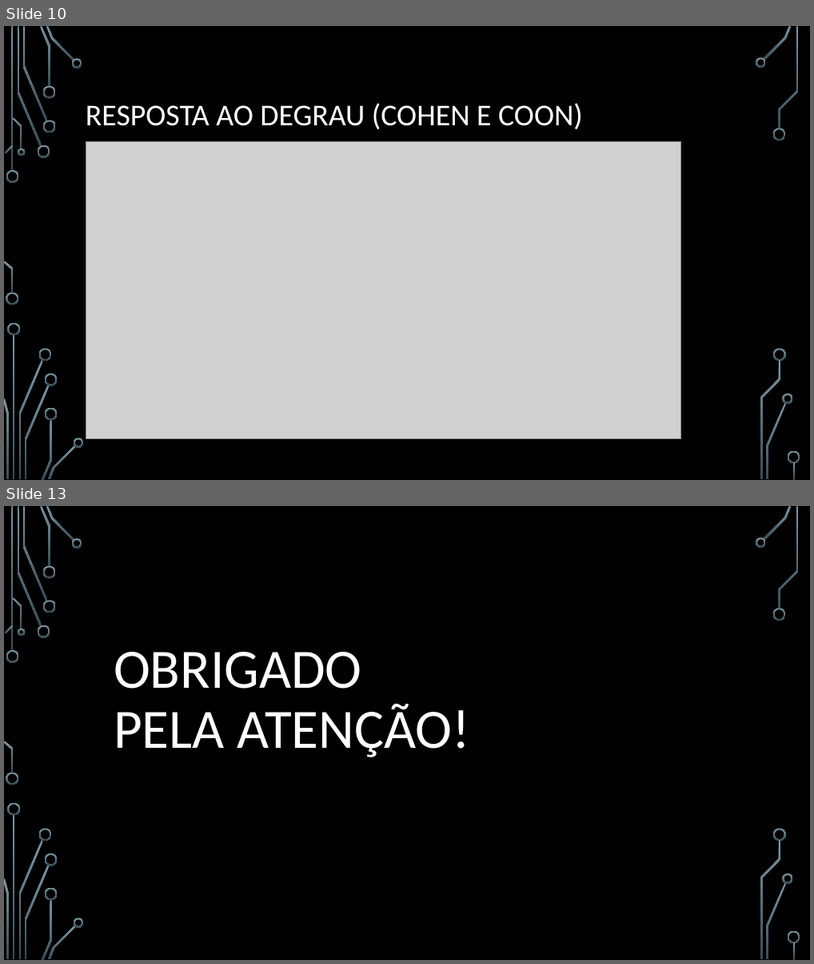
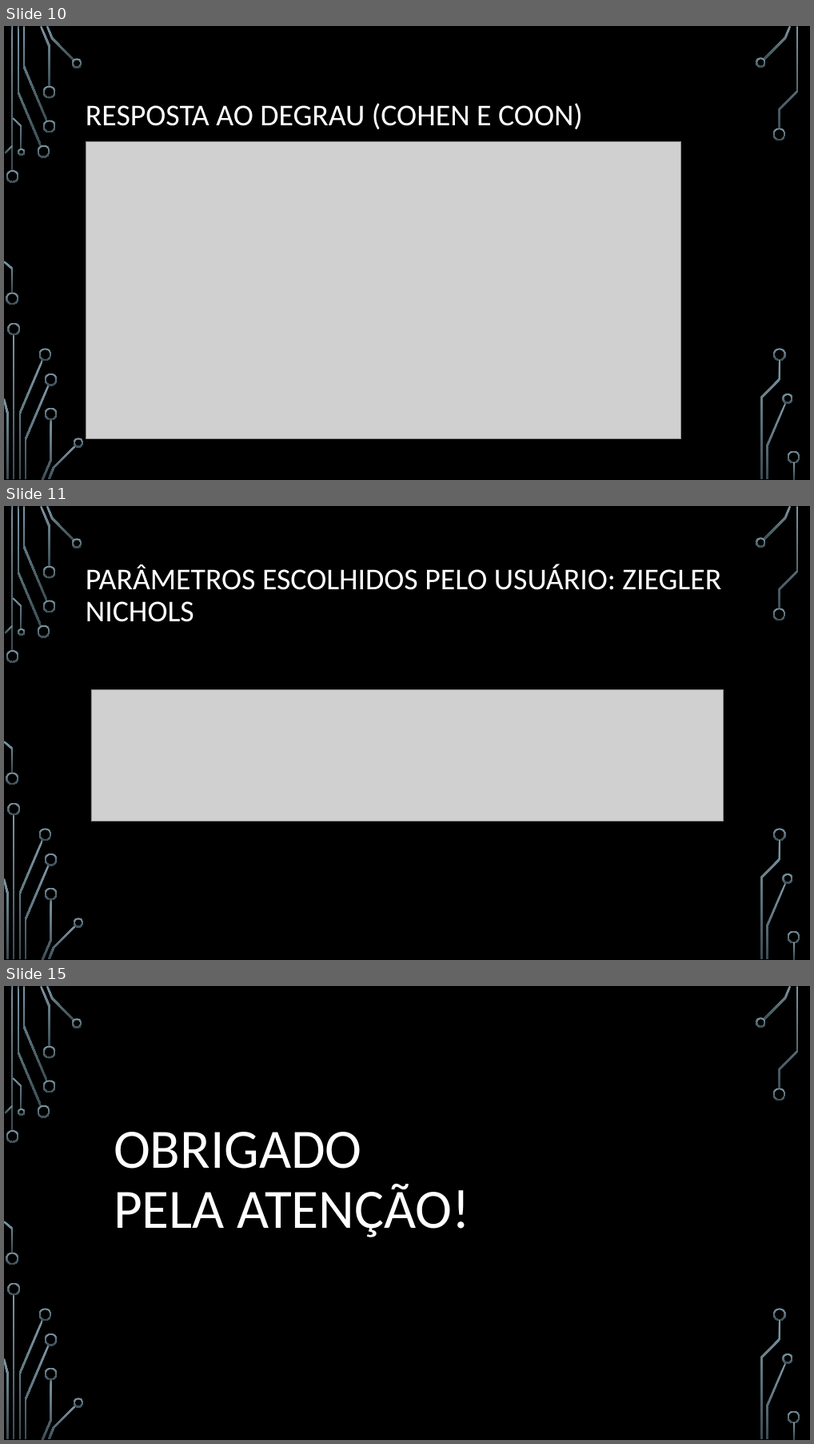
Before and after one commit to MathCarv/C213, a slide deck: documents/Trabalho de Sistemas Embarcados (C213).pptx. Shown one above the other, each under a label of ours: slides 10 and 13 before the commit, slides 10, 11 and 15 after it; the slides between them are not shown. The pictures are 814x964 and 814x1444 pixels, drawn with LibreOffice and Linux fonts; fonts in the diff are those of the drawing; grey boxes stand for pictures; background and template pictures are left out. Boxes give left, top, right and bottom in pixels: in the first picture for what was removed or moved away, otherwise in the second. Text is boxed around its words. In the diff, an @@ line names an element or a change of style, - is before the commit and + after.

```diff
--- a/documents/Trabalho de Sistemas Embarcados (C213).pptx
+++ b/documents/Trabalho de Sistemas Embarcados (C213).pptx
@@ slide 11 added at (x1=4, y1=506, x2=810, y2=960), background picture (left out); not listed: 36 template elements that a slide beside it also shows @@
@@ title added at (x1=86, y1=564, x2=722, y2=622), 36 pt, text #FFFFFF @@
+PARÂMETROS ESCOLHIDOS PELO USUÁRIO: ZIEGLER NICHOLS
@@ picture added at (x1=91, y1=690, x2=723, y2=821) @@
@@ what was slide 13 is now slide 15 @@
```
Also in this commit, not shown: 2 slides changed, 1 other slide added, 5 other files.
